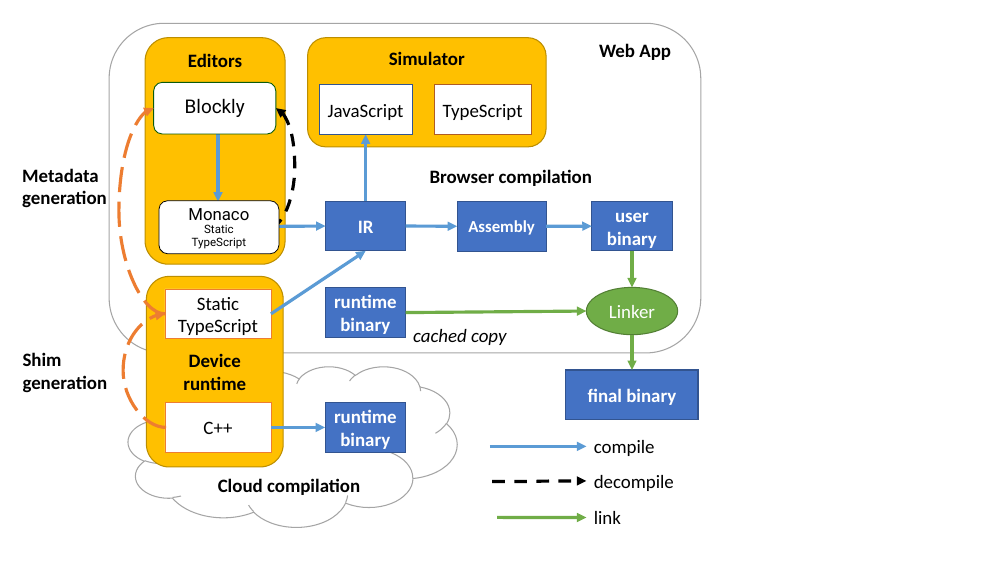
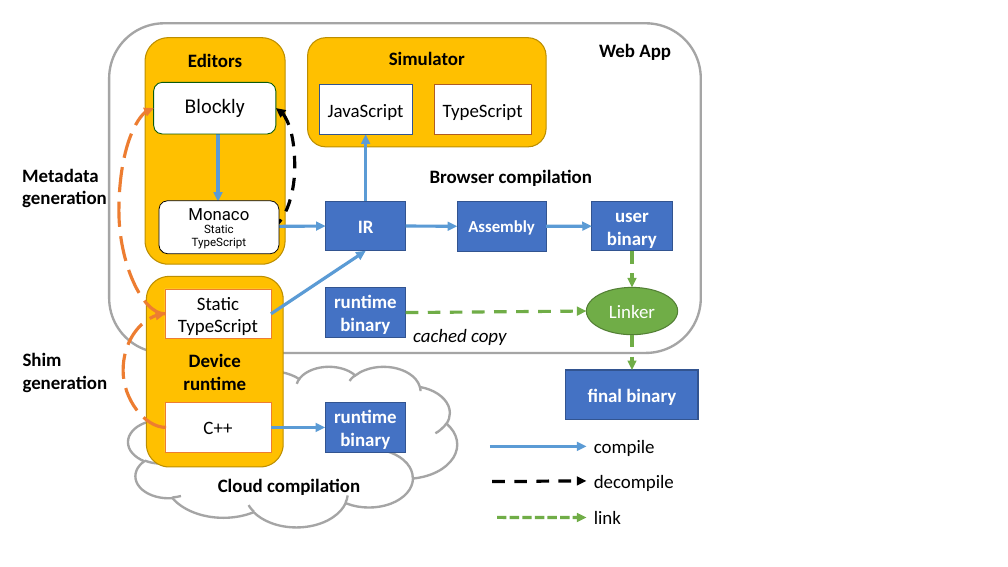
Before and after one commit to microsoft/pxt, a slide deck: slide 2 of papers/tr2017/diagrams.pptx. Drawn at 1008x567 pixels with LibreOffice and Linux fonts; fonts in the diff are those of the drawing. Boxes give left, top, right and bottom in pixels: in the first picture for what was removed or moved away, otherwise in the second. Text is boxed around its words. In the diff, an @@ line names an element or a change of style, - is before the commit and + after.

```diff
--- a/papers/tr2017/diagrams.pptx
+++ b/papers/tr2017/diagrams.pptx
@@ rounded rectangle at (x1=109, y1=23, x2=701, y2=353): outline #A5A5A5 1 pt to #A5A5A5 2.25 pt @@
@@ arrow (632, 251) - (632, 287): stroke #70AD47 3 pt to #70AD47 3 pt dashed @@
@@ arrow (406, 312) - (587, 311): stroke #70AD47 3 pt to #70AD47 3 pt dashed @@
@@ arrow (632, 335) - (632, 370): stroke #70AD47 3 pt to #70AD47 3 pt dashed @@
@@ cloud at (x1=129, y1=367, x2=457, y2=527): outline #A5A5A5 1 pt to #A5A5A5 2.25 pt @@
@@ arrow (497, 517) - (587, 518): stroke #70AD47 3 pt to #70AD47 3 pt dashed @@
```
Also in this commit, not shown: 2 other files.
